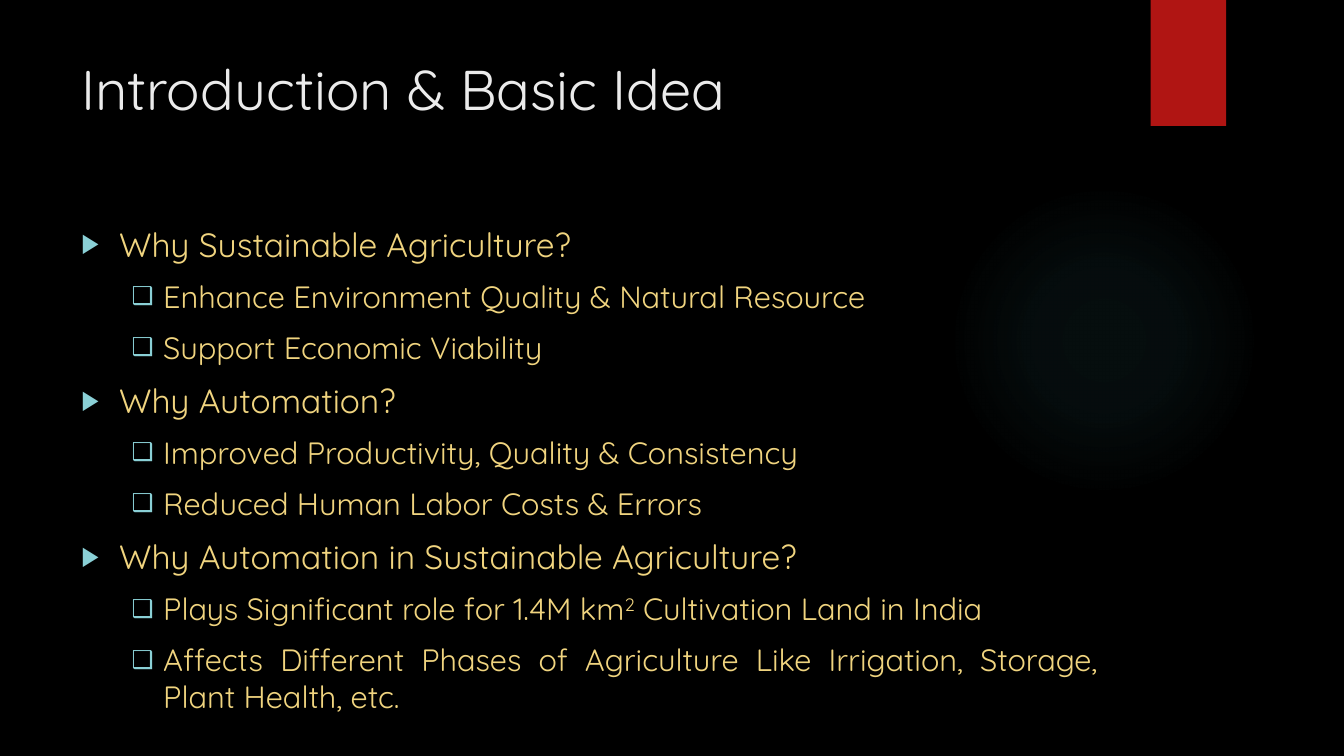
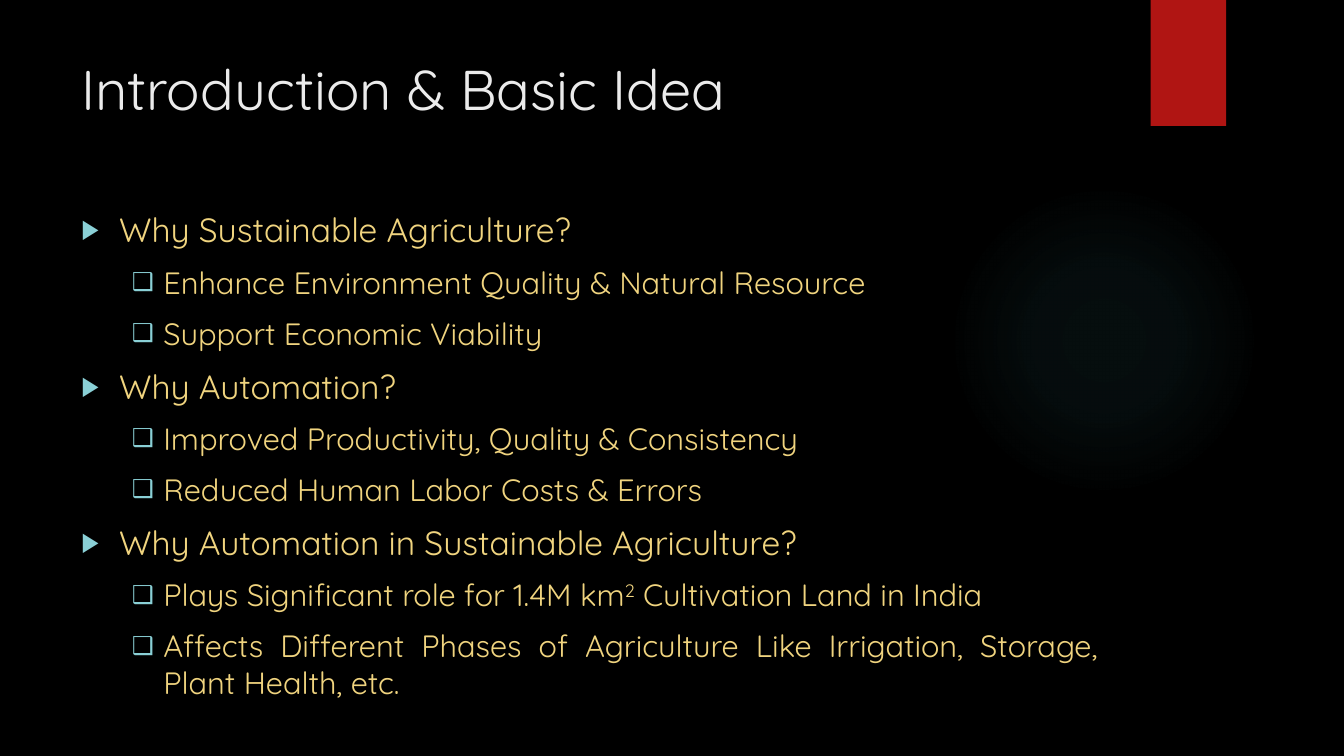
Before and after one commit to meet16/SmartFarm, a slide deck: slide 3 of Agri/SmartFarm.pptx (slide 4 before the commit). Drawn at 1344x756 pixels with LibreOffice and Linux fonts; fonts in the diff are those of the drawing; background and template pictures are left out. Boxes give left, top, right and bottom in pixels: in the first picture for what was removed or moved away, otherwise in the second. Text is boxed around its words. In the diff, an @@ line names an element or a change of style, - is before the commit and + after.

```diff
--- a/Agri/SmartFarm.pptx
+++ b/Agri/SmartFarm.pptx
@@ text "Why Sustainable Agriculture?": place and size @@
-text "Why Sustainable Agriculture?" at [119, 232, 1097, 712]
+text "Why Sustainable Agriculture?" at [119, 217, 1097, 698]
```
Also in this commit, not shown: 3 other slides changed, 1 slide added, 2 slides removed, 1 other file.
